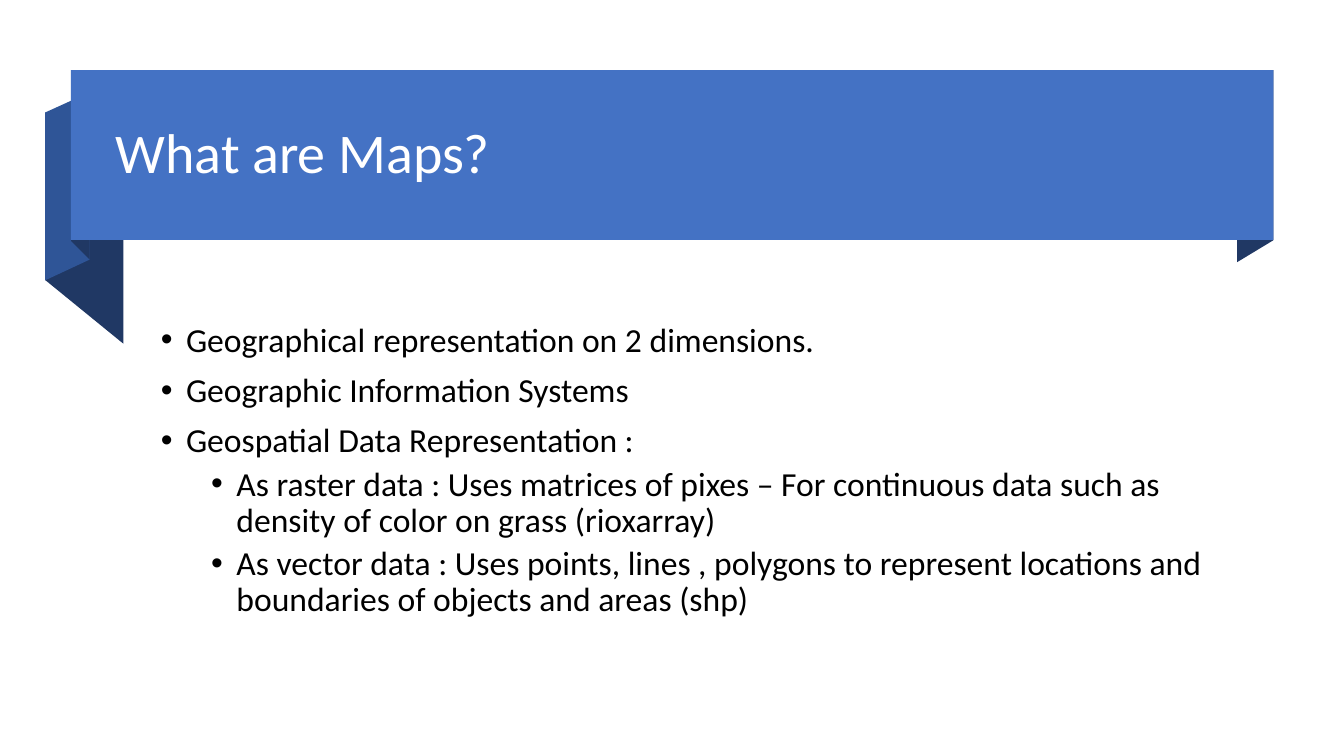
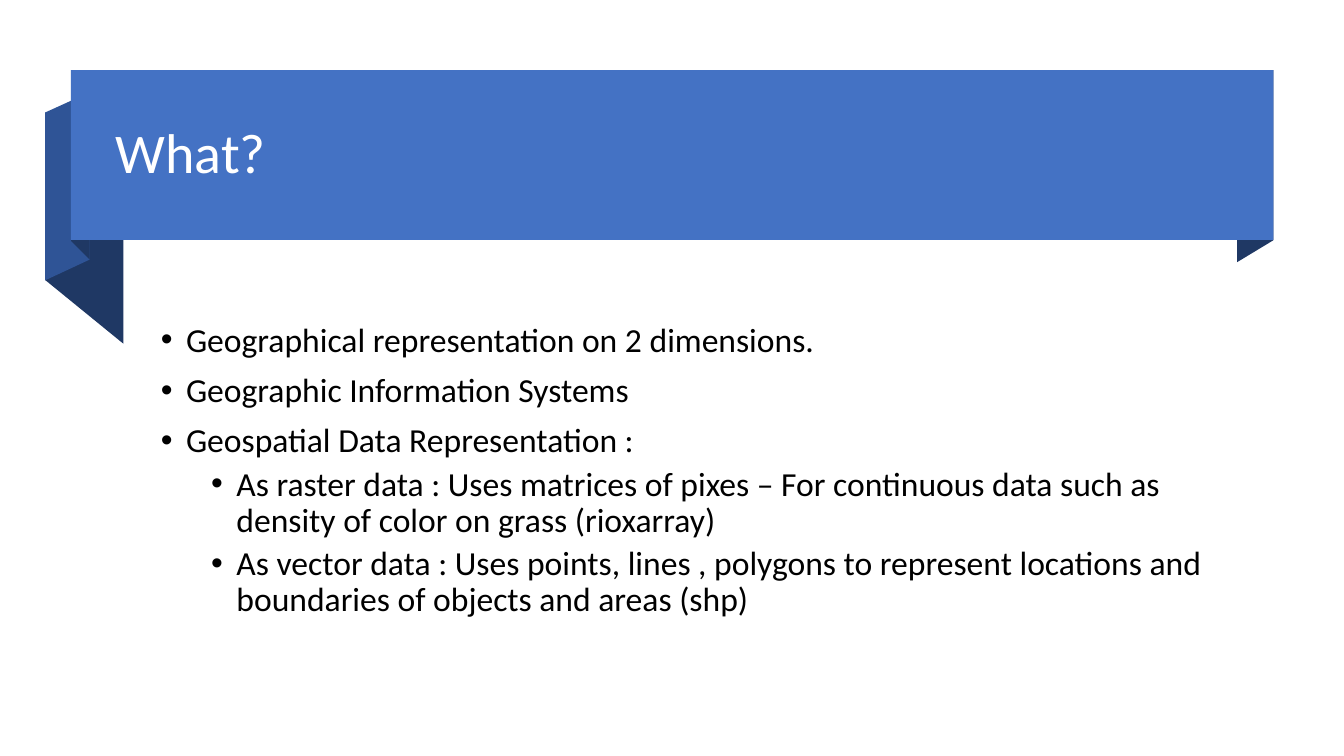
Before and after one commit to abhiramr/Talks_Resources, a slide deck: slide 2 of Bangpypers_Feb_27_2021/Maps – What, Where, How.pptx. Drawn at 1344x756 pixels with LibreOffice and Linux fonts; fonts in the diff are those of the drawing. Boxes give left, top, right and bottom in pixels: in the first picture for what was removed or moved away, otherwise in the second. Text is boxed around its words. In the diff, an @@ line names an element or a change of style, - is before the commit and + after.

Commit message:
Added Maps Notebook

```diff
--- a/Bangpypers_Feb_27_2021/Maps – What, Where, How.pptx
+++ b/Bangpypers_Feb_27_2021/Maps – What, Where, How.pptx
@@ title at [116, 134, 266, 174]: text changed @@
-What are Maps?
+What?
```
Also in this commit, not shown: 6 other slides changed, 1 other file.
